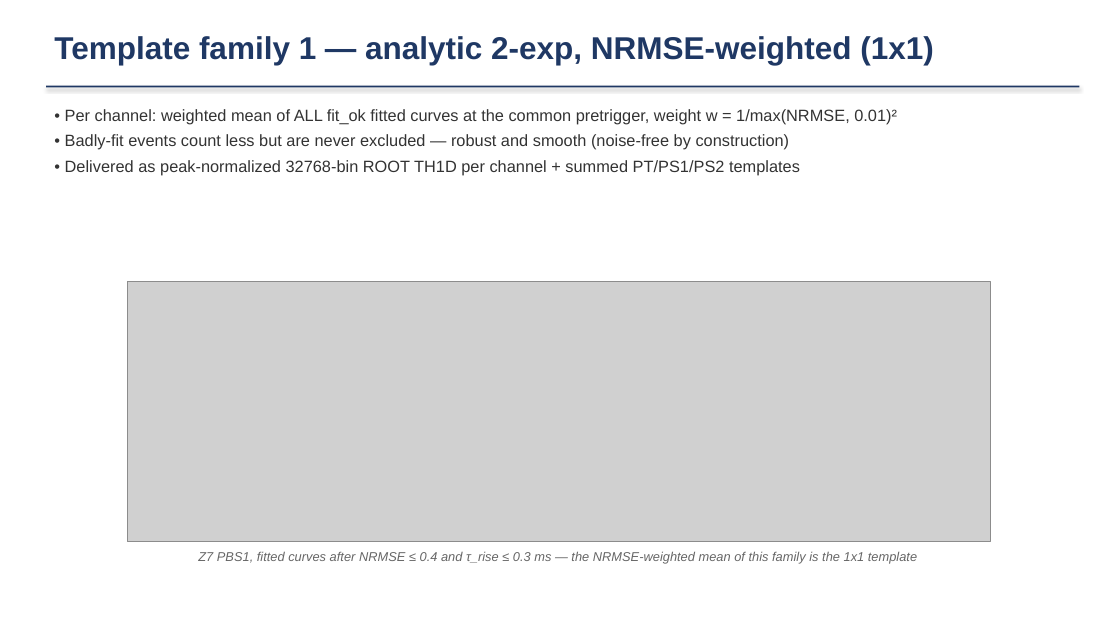
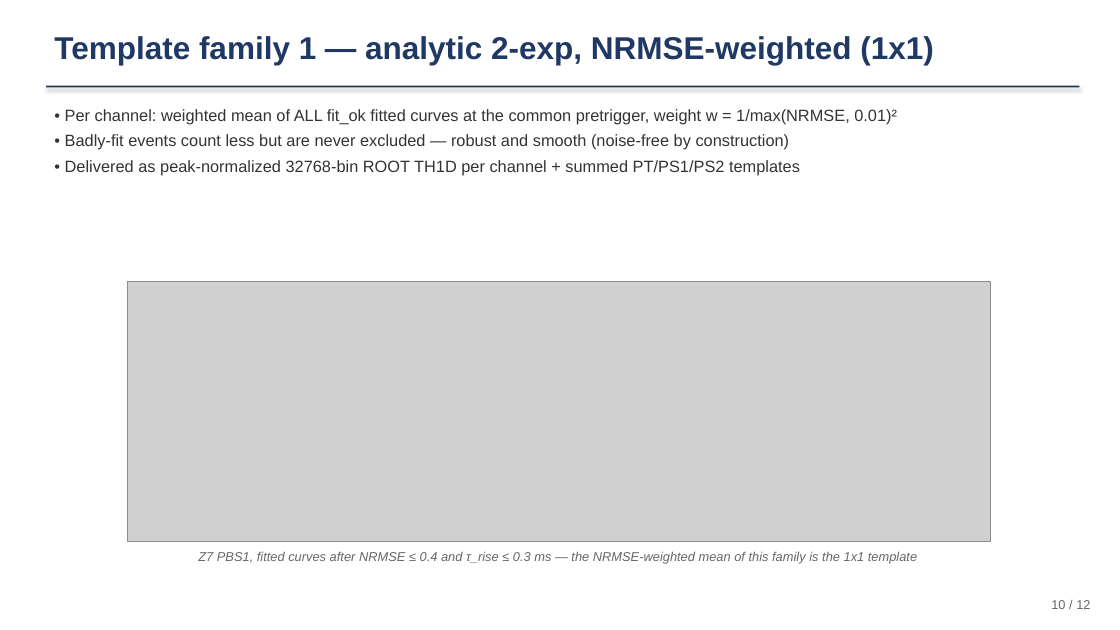
Before and after one commit to ZhihengLi0/urop, a slide deck: slide 10 of snolab/presentation/SNOLAB_R4_pulse_templates_20260715.pptx. Drawn at 1120x630 pixels with LibreOffice and Linux fonts; fonts in the diff are those of the drawing; grey boxes stand for pictures. Boxes give left, top, right and bottom in pixels: in the first picture for what was removed or moved away, otherwise in the second. Text is boxed around its words. In the diff, an @@ line names an element or a change of style, - is before the commit and + after.

```diff
--- a/snolab/presentation/SNOLAB_R4_pulse_templates_20260715.pptx
+++ b/snolab/presentation/SNOLAB_R4_pulse_templates_20260715.pptx
@@ text added at [1051, 600, 1090, 609], 11 pt, text #666666 @@
+10 / 12
```
Also in this commit, not shown: 10 other slides changed, 2 other files.
